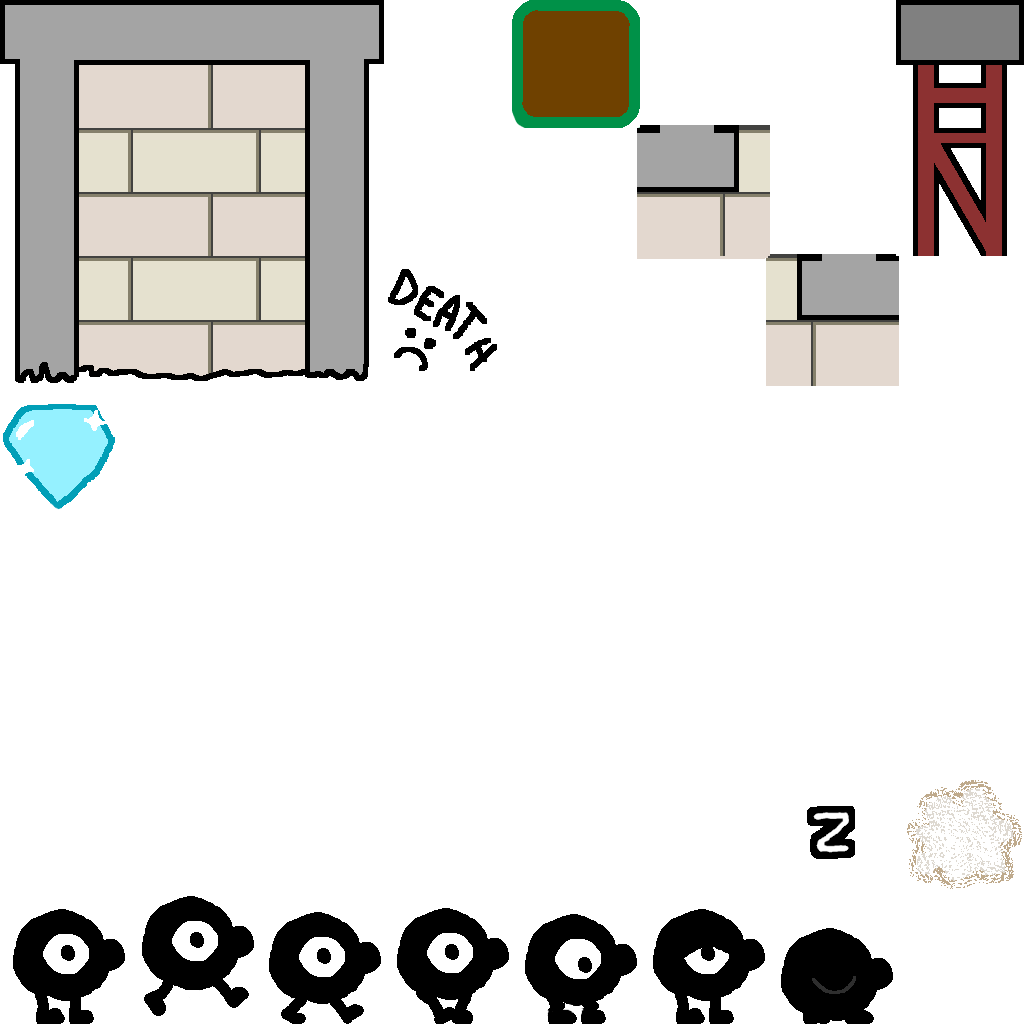
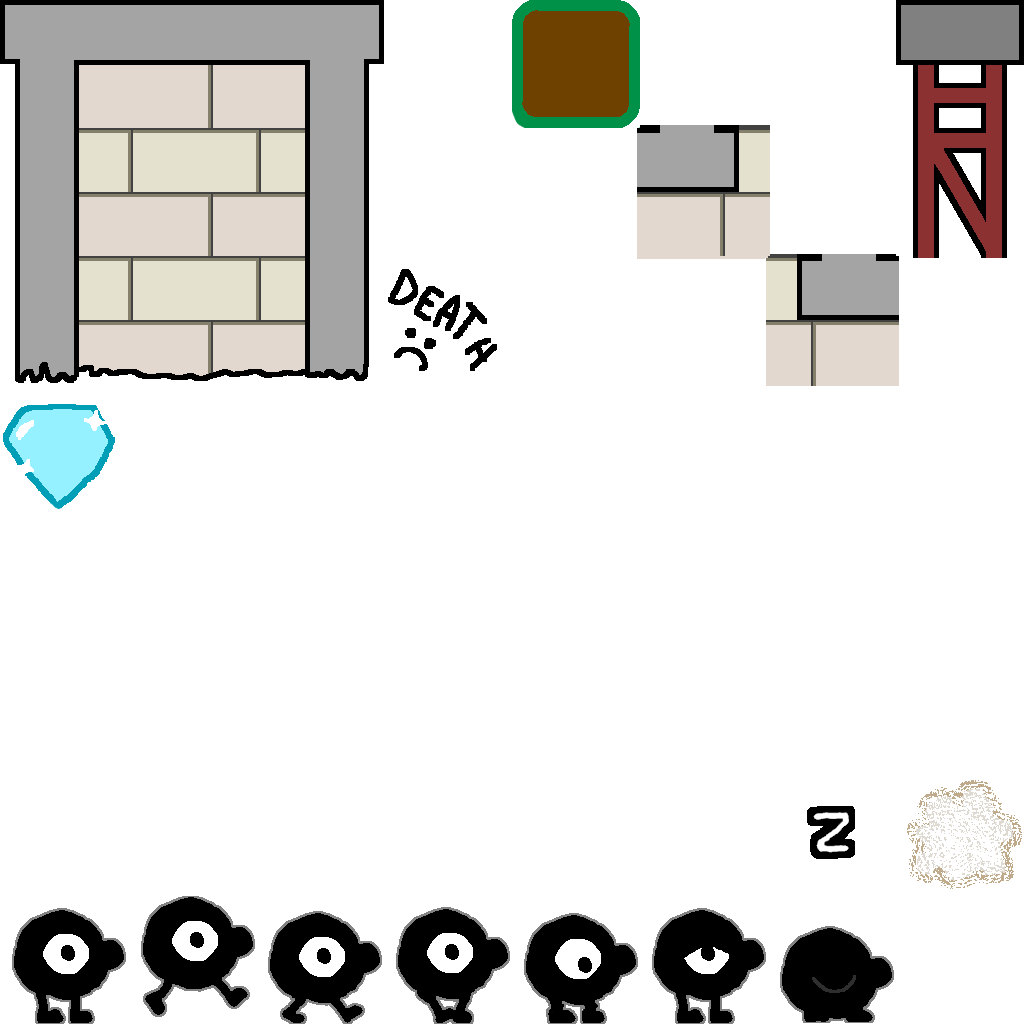
Layer changes from the first 1024 x 1024 image to the second:
painted on "bleedPixels" over [913, 143, 1007, 258]
painted on "jump" over [141, 896, 255, 1017]
painted on "walk2" over [396, 907, 510, 1024]
painted on "walk1" over [268, 911, 382, 1024]
painted on "squat" over [524, 913, 638, 1024]
painted on "sleeping" over [780, 926, 894, 1024]
painted on "tired" over [652, 908, 766, 1024]
painted on "stand" over [12, 908, 126, 1024]
